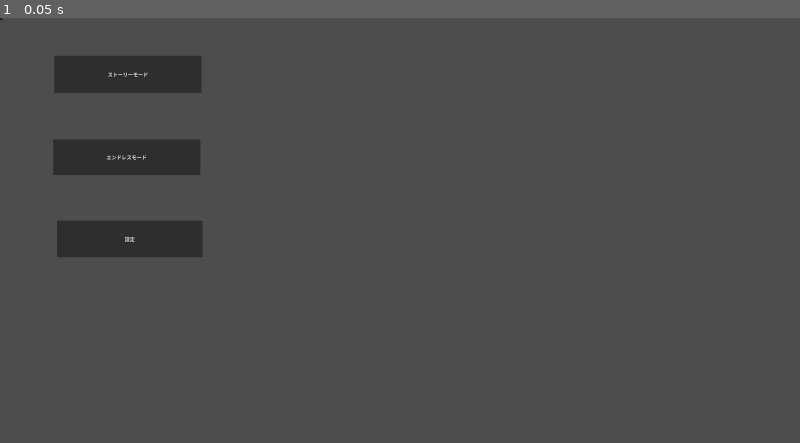
Above: before the commit, frame 1.
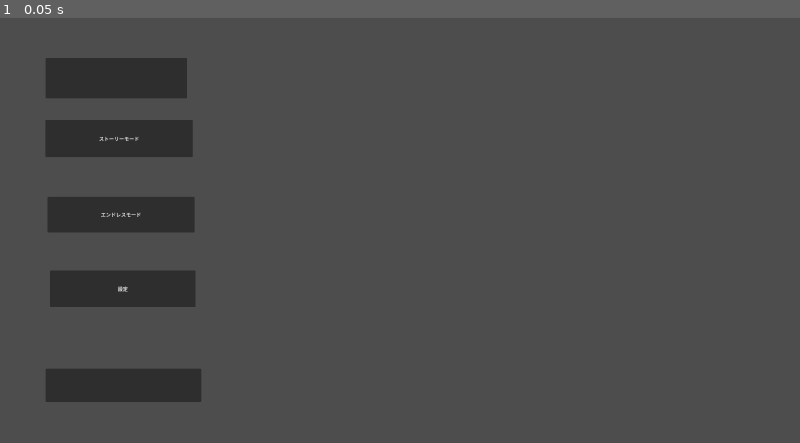
Above: after the commit, the same moment.

Repository: atushikuba0330-star/timesatou-ryou-
Game: Godot game, scene res://menu.tscn
The game is run twice, just before and just after one commit, with the same random seed, the same clock (stepped at 60 frames per second) and the same inputs. This scene is started directly instead of the project's main scene.
Inputs:
- Up to frame 1 (0.05 s): no input

The runs differ from the first frame. In frame 1, 7.3% of the frame differs, in the area x 0-26%, y 0-91%.

Commit message:
タイトルとメニューにカメラつけたはず

Diff:
--- a/menu.tscn
+++ b/menu.tscn
@@ -1,44 +1,59 @@
 [gd_scene format=3 uid="uid://r46n3orrfhic"]
 
+[ext_resource type="Texture2D" uid="uid://c8n5y0qywfe6s" path="res://Magical-Theatre1-1024x576.jpg" id="1_l48gv"]
 [ext_resource type="Script" uid="uid://cowsykecspkx6" path="res://story.gd" id="1_lti8b"]
 [ext_resource type="Script" uid="uid://c06y38yxllpxj" path="res://endless.gd" id="2_ouk20"]
 [ext_resource type="Script" uid="uid://c46jo0mxbkm8k" path="res://setting.gd" id="3_mae5d"]
 [ext_resource type="Script" uid="uid://bjckt8rx1ihog" path="res://end.gd" id="4_4hy44"]
+[ext_resource type="Script" uid="uid://ywavk7755t0s" path="res://tr.gd" id="5_ytr4m"]
 
 [node name="Menu" type="Node2D" unique_id=543504500]
 
+[node name="Camera2D" type="Camera2D" parent="." unique_id=1266239471]
+position = Vector2(1270, 675)
+
+[node name="TextureRect" type="TextureRect" parent="." unique_id=812860857]
+offset_right = 2540.0
+offset_bottom = 1350.0
+texture = ExtResource("1_l48gv")
+
 [node name="story" type="Button" parent="." unique_id=2019634792]
-offset_left = 172.0
-offset_top = 120.0
-offset_right = 640.0
-offset_bottom = 238.0
+offset_left = 144.0
+offset_top = 324.0
+offset_right = 612.0
+offset_bottom = 442.0
 text = "ストーリーモード"
 script = ExtResource("1_lti8b")
 
 [node name="endless" type="Button" parent="." unique_id=222835492]
-offset_left = 169.0
-offset_top = 386.0
-offset_right = 636.0
-offset_bottom = 499.0
+offset_left = 151.0
+offset_top = 568.0
+offset_right = 618.0
+offset_bottom = 681.0
 text = "エンドレスモード"
 script = ExtResource("2_ouk20")
 
 [node name="setting" type="Button" parent="." unique_id=1879020622]
-offset_left = 181.0
-offset_top = 644.0
-offset_right = 643.0
-offset_bottom = 760.0
+offset_left = 159.0
+offset_top = 802.0
+offset_right = 621.0
+offset_bottom = 918.0
 text = "設定"
 script = ExtResource("3_mae5d")
 
 [node name="Button" type="Button" parent="." unique_id=647146203]
-offset_right = 8.0
-offset_bottom = 8.0
+offset_left = 145.0
+offset_top = 1114.0
+offset_right = 639.0
+offset_bottom = 1220.0
 script = ExtResource("4_4hy44")
 
 [node name="TR" type="Button" parent="." unique_id=1666763872]
-offset_right = 8.0
-offset_bottom = 8.0
+offset_left = 145.0
+offset_top = 127.0
+offset_right = 594.0
+offset_bottom = 255.0
+script = ExtResource("5_ytr4m")
 
 [connection signal="pressed" from="story" to="story" method="_on_pressed"]
 [connection signal="pressed" from="endless" to="endless" method="_on_pressed"]
--- /dev/null
+++ b/titol.tscn
@@ -0,0 +1,24 @@
+[gd_scene format=3 uid="uid://dxmnujpp7410x"]
+
+[ext_resource type="Texture2D" uid="uid://q3g0yl566iww" path="res://2026-07-21_160456.png" id="1_03gon"]
+
+[node name="Node2D" type="Node2D" unique_id=123505313]
+position = Vector2(43, 16)
+
+[node name="Camera2D" type="Camera2D" parent="." unique_id=1926880056]
+position = Vector2(1227, 659)
+
+[node name="TextureRect" type="TextureRect" parent="." unique_id=968747053]
+offset_left = -43.0
+offset_top = -16.0
+offset_right = 2496.0
+offset_bottom = 1334.0
+texture = ExtResource("1_03gon")
+
+[node name="Button" type="Button" parent="." unique_id=152615732]
+offset_left = 917.0
+offset_top = 900.0
+offset_right = 1617.0
+offset_bottom = 1047.0
+theme_override_font_sizes/font_size = 40
+text = "Tap to Start"
